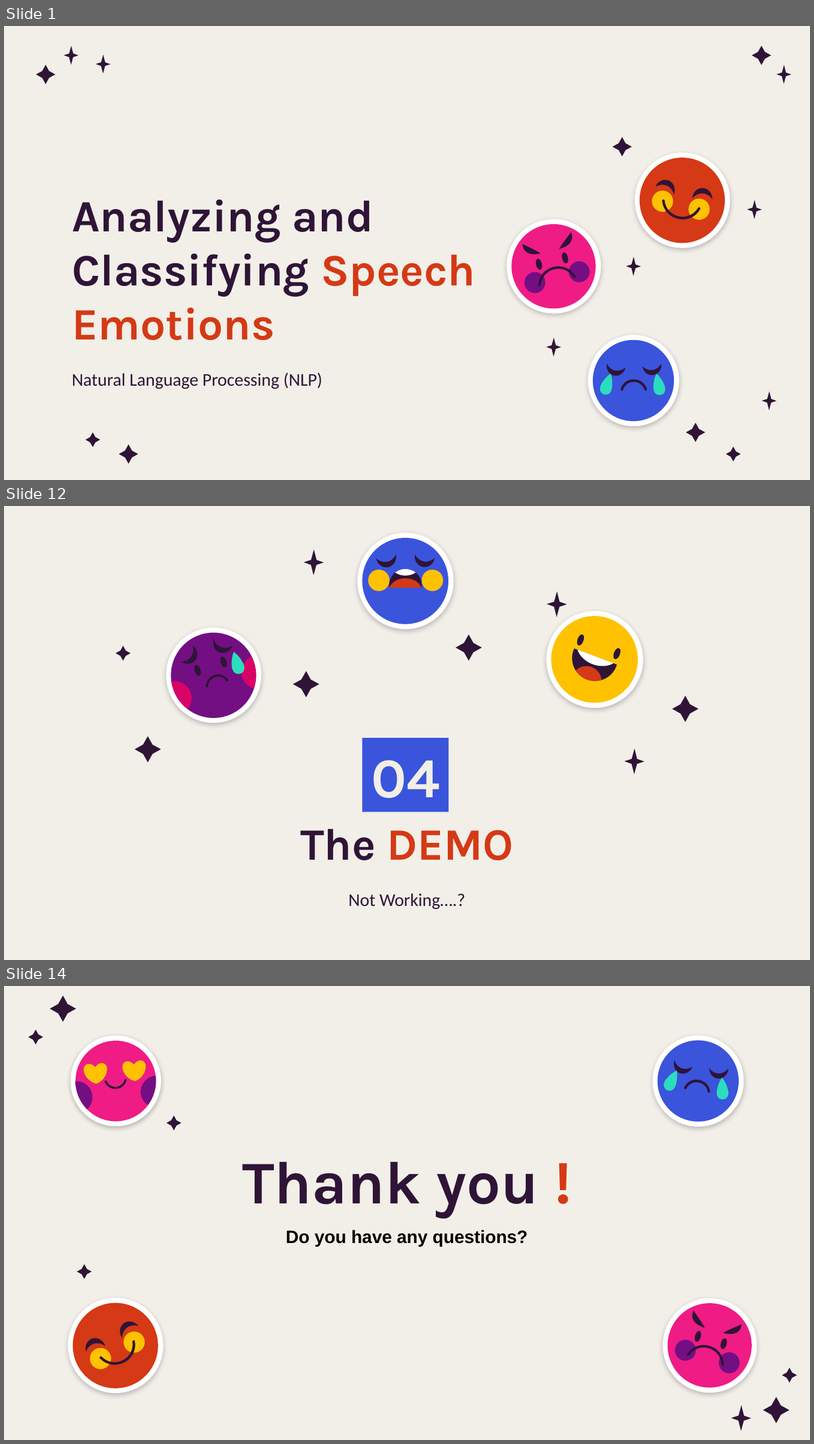
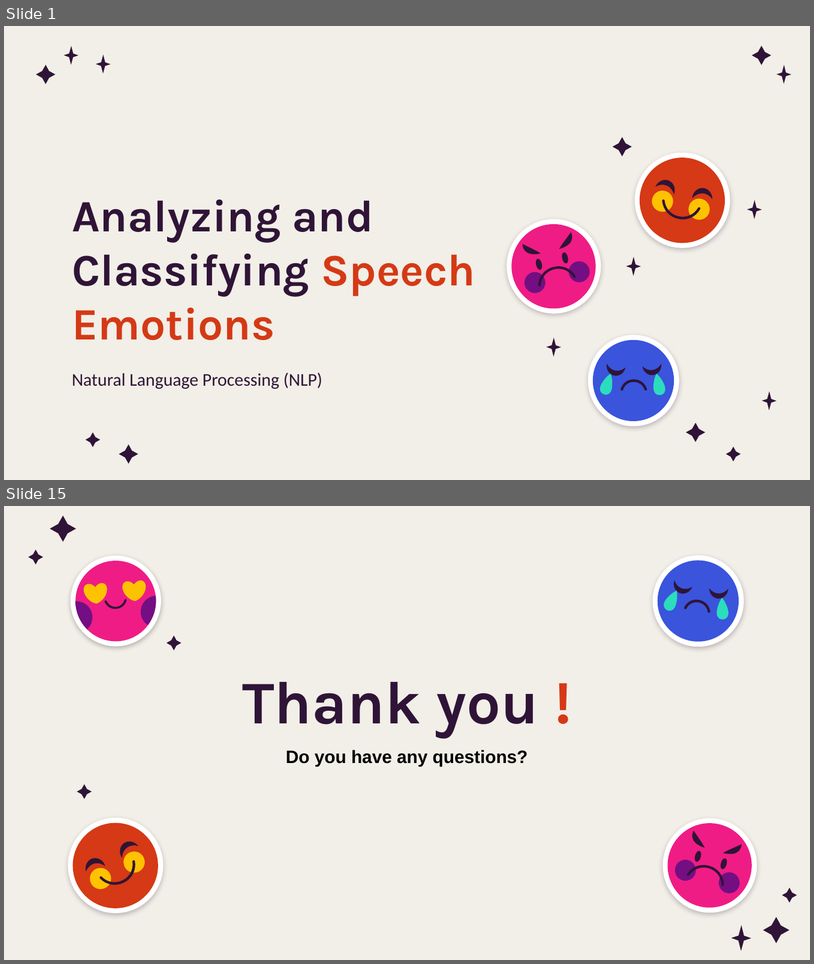
Before and after one commit to Dalia222/analyzing-speach-emotions, a slide deck: ppt.pptx. Shown one above the other, each under a label of ours: slides 1, 12 and 14 before the commit, slides 1 and 15 after it; the slides between them are not shown. The pictures are 814x1444 and 814x964 pixels, drawn with LibreOffice and Linux fonts; fonts in the diff are those of the drawing; background and template pictures are left out. Boxes give left, top, right and bottom in pixels: in the first picture for what was removed or moved away, otherwise in the second. Text is boxed around its words. In the diff, an @@ line names an element or a change of style, - is before the commit and + after.

```diff
--- a/ppt.pptx
+++ b/ppt.pptx
@@ slide 12 removed at bbox=[4, 506, 810, 960], background picture (left out) @@
@@ freeform shape removed at bbox=[304, 550, 324, 576] @@
@@ group removed at bbox=[363, 537, 449, 624]: 9 freeform shapes @@
@@ freeform shape removed at bbox=[548, 591, 567, 617] @@
@@ freeform shape removed at bbox=[116, 646, 131, 660] @@
@@ freeform shape removed at bbox=[456, 634, 482, 660] @@
@@ group removed at bbox=[539, 603, 651, 715]: 7 freeform shapes @@
@@ group removed at bbox=[156, 618, 272, 733]: 10 freeform shapes @@
@@ freeform shape removed at bbox=[293, 672, 320, 697] @@
@@ freeform shape removed at bbox=[672, 696, 698, 721] @@
@@ freeform shape removed at bbox=[135, 736, 161, 762] @@
@@ title removed at bbox=[363, 738, 449, 811] @@
-04
@@ freeform shape removed at bbox=[625, 749, 645, 775] @@
@@ title removed at bbox=[300, 828, 514, 860] @@
-The DEMO
@@ subtitle removed at bbox=[348, 893, 465, 909] @@
-Not Working….?
@@ what was slide 14 is now slide 15 @@
```
Also in this commit, not shown: 5 slides changed, 8 slides added, 6 other slides removed, 1 other file.
